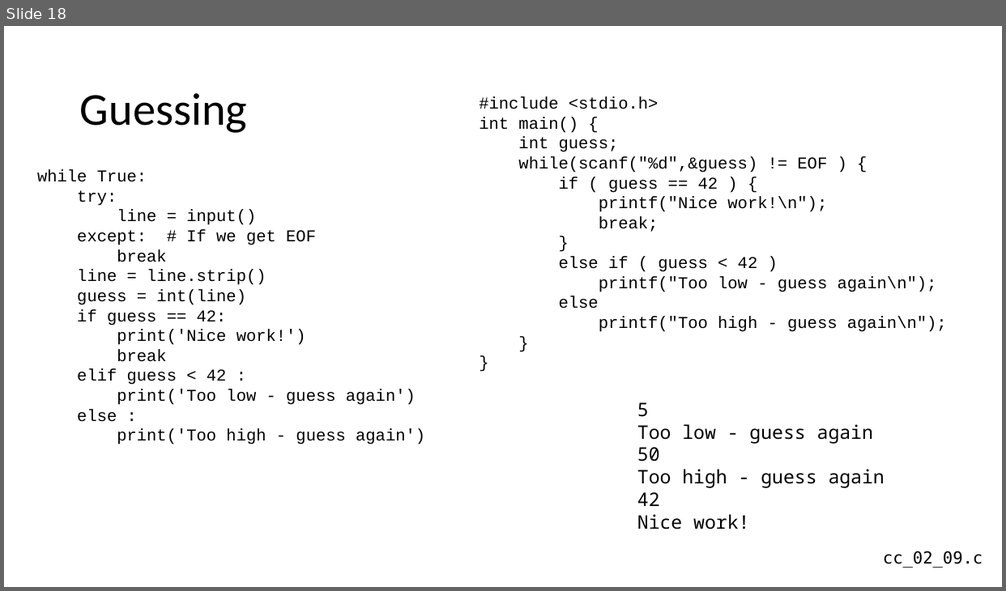
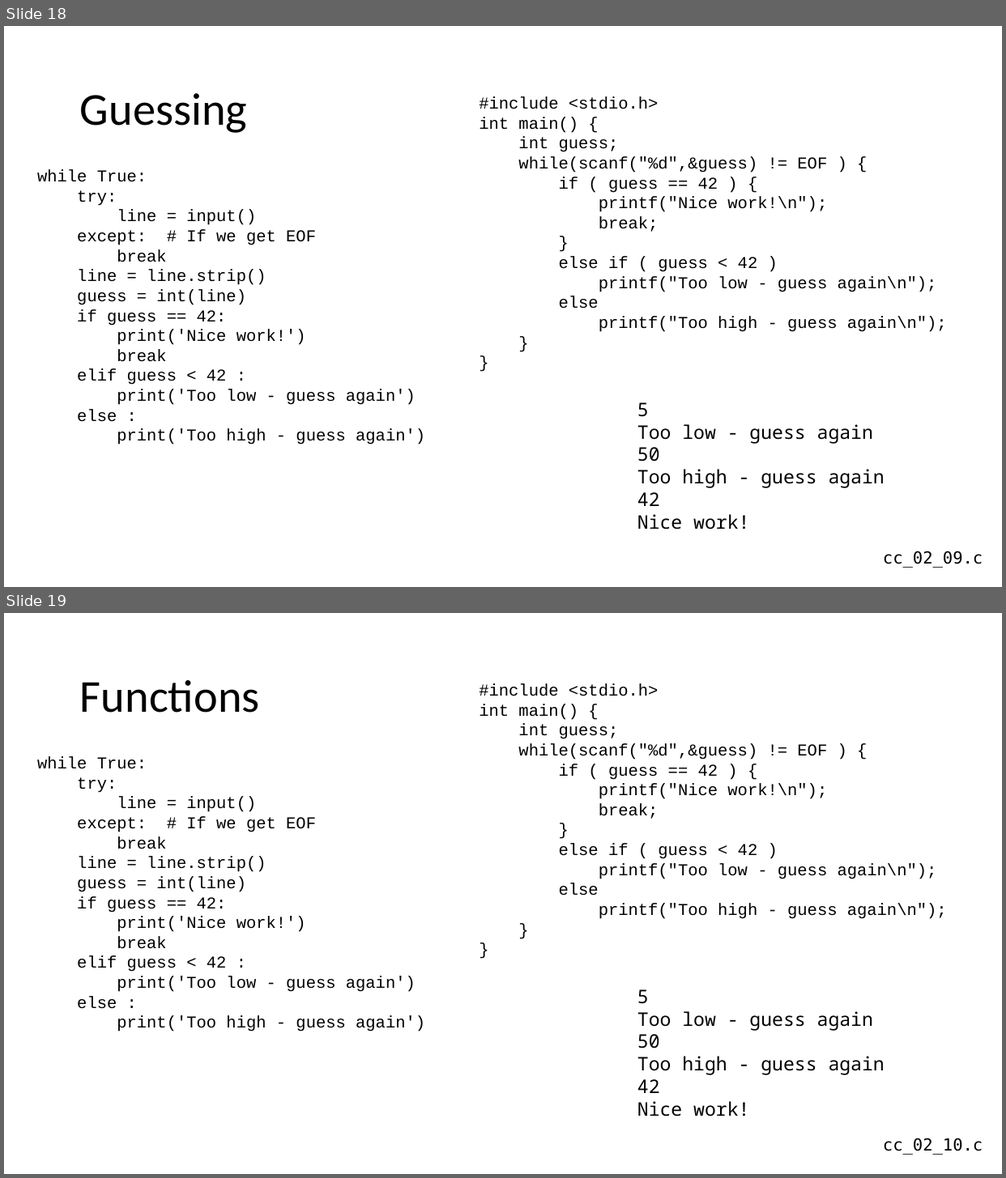
Before and after one commit to csev/cc4e, a slide deck: lectures/CC-02-Python.pptx. Shown one above the other, each under a label of ours: slide 18 before the commit, slides 18 and 19 after it. The pictures are 1006x591 and 1006x1178 pixels, drawn with LibreOffice and Linux fonts; fonts in the diff are those of the drawing. Boxes give left, top, right and bottom in pixels: in the first picture for what was removed or moved away, otherwise in the second. Text is boxed around its words. In the diff, an @@ line names an element or a change of style, - is before the commit and + after.

```diff
--- a/lectures/CC-02-Python.pptx
+++ b/lectures/CC-02-Python.pptx
@@ slide 19 added at <box>4,613,1002,1174</box>, background #FFFFFF @@
@@ title added at <box>80,680,260,713</box>, 44 pt, text #000000 @@
+Functions
@@ text added at <box>479,683,947,919</box>, 16 pt, text #000000 @@
+#include <stdio.h>
+int main() {
+int guess;
+while(scanf("%d",&guess) != EOF ) {
+if ( guess == 42 ) {
+printf("Nice work!\n");
+break;
+}
+else if ( guess < 42 )
+printf("Too low - guess again\n");
+else
+printf("Too high - guess again\n");
+}
+}
@@ text added at <box>37,757,425,1032</box>, 16 pt, text #000000 @@
+while True:
+try:
+line = input()
+except: # If we get EOF
+break
+line = line.strip()
+guess = int(line)
+if guess == 42:
+print('Nice work!')
+break
+elif guess < 42 :
+print('Too low - guess again')
+else :
+print('Too high - guess again')
@@ text added at <box>637,990,884,1117</box>, 18 pt, text #000000 @@
+5
+Too low - guess again
+50
+Too high - guess again
+42
+Nice work!
@@ text added at <box>883,1138,982,1155</box>, 16 pt, text #000000 @@
+cc_02_10.c
```
Also in this commit, not shown: 4 slides changed, 9 other files.
